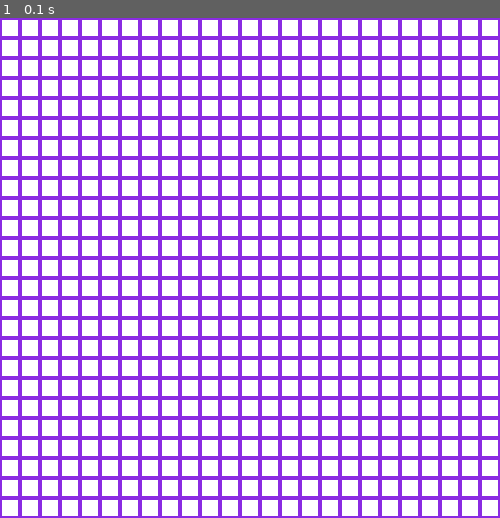
Above: before the commit, frame 1.
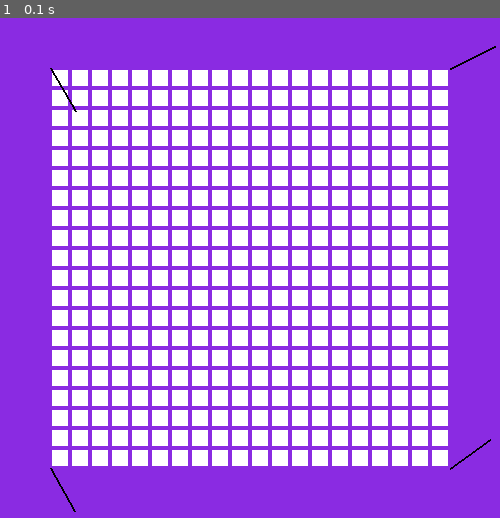
Above: after the commit, the same moment.

Repository: VasiliyNichnikov/perlin-noice
Game: pygame game, started from main.py
Two runs of this game, one before a commit and one after it. Both use one fixed random seed, a clock stepped at 60 frames per second and the inputs below.
Inputs:
- Up to frame 1 (0.1 s): no input

The runs differ from the first frame. In frame 1, 59% of the frame differs, in the area x 0-100%, y 0-100%.

Commit message:
Add directions display

Diff:
--- a/config.toml
+++ b/config.toml
@@ -13,7 +13,8 @@
 
 
 [config.map]
-# Warning: Number of blocks = width / (size_block + boundaries_between_blocks)
+frame = 100
+# Warning: Number of blocks = (width - frame) / (size_block + boundaries_between_blocks)
 size_block = 16
 # Warning: Must be divided into two
 boundaries_between_blocks = 4
--- a/map/builder.py
+++ b/map/builder.py
@@ -1,17 +1,20 @@
 import pygame
 from pygame import Surface, Rect
 from utils import get_config
+from map.octave import Octave
 
 
 class Builder:
     def __init__(self, surface: Surface) -> None:
         self.__config = get_config()
         self.__surface = surface
+        self.__octave = Octave(self.__surface)
 
     def draw_map(self) -> None:
         parameters_map = self.__config.map
         size_block = parameters_map.size_block
-        pos_x, pos_y = parameters_map.borders, parameters_map.borders
+        pos_x, pos_y = parameters_map.borders + parameters_map.half_frame, \
+            parameters_map.borders + parameters_map.half_frame
         one_step = size_block + parameters_map.borders * 2
 
         for y in range(self.__config.map.number_of_blocks):
@@ -19,8 +22,11 @@
                 rect = Rect((pos_x, pos_y, size_block, size_block))
                 self.__draw_block(rect)
                 pos_x += one_step
-            pos_x = parameters_map.borders
+            pos_x = parameters_map.borders + parameters_map.half_frame
             pos_y += one_step
+
+        # TODO for testing
+        self.__octave.draw()
 
     def __draw_block(self, rect: Rect) -> None:
         pygame.draw.rect(self.__surface, self.__config.colors.white, rect)
--- /dev/null
+++ b/map/direction.py
@@ -0,0 +1,28 @@
+import math
+from typing import Tuple
+from pygame import Surface
+import pygame
+from utils import get_config
+
+
+class Direction:
+    # (x2,y2) = (x1 + line_length*cos(angle),y1 + line_length*sin(angle))
+
+    length = 50
+    line_width = 2
+
+    def __init__(self, surface: Surface, position: Tuple[float, float]) -> None:
+        self.__start = position
+        self.__surface = surface
+        self.__config = get_config()
+
+    def draw(self, angle: int = 0) -> None:
+        x1, y1 = self.__start
+        radian = self.__convert_from_degrees_to_radians(angle)
+        x2, y2 = (x1 + self.length * math.cos(radian), y1 + self.length * math.sin(radian))
+
+        pygame.draw.line(self.__surface, self.__config.colors.black, (x1, y1), (x2, y2), self.line_width)
+
+    @staticmethod
+    def __convert_from_degrees_to_radians(angle: int) -> float:
+        return angle * math.pi / 180
--- /dev/null
+++ b/map/octave.py
@@ -0,0 +1,16 @@
+from pygame import Surface
+from map.direction import Direction
+
+
+class Octave:
+    def __init__(self, surface: Surface) -> None:
+        self.__top_left = Direction(surface, (50, 50))
+        self.__top_right = Direction(surface, (450, 50))
+        self.__bottom_left = Direction(surface, (50, 450))
+        self.__bottom_right = Direction(surface, (450, 450))
+
+    def draw(self) -> None:
+        self.__top_left.draw(60)
+        self.__top_right.draw(-25)
+        self.__bottom_left.draw(61)
+        self.__bottom_right.draw(-35)
--- a/utils.py
+++ b/utils.py
@@ -70,7 +70,8 @@
     def __init__(self, data: Dict, width: int) -> None:
         self.__size_block = data["size_block"]
         self.__boundaries_between_blocks = data["boundaries_between_blocks"]
-        self.__number_of_blocks = int(width / (self.__size_block + self.__boundaries_between_blocks))
+        self.__frame = data["frame"]
+        self.__number_of_blocks = int((width - self.__frame) / (self.__size_block + self.__boundaries_between_blocks))
 
     @property
     def size_block(self) -> int:
@@ -83,6 +84,10 @@
     @property
     def number_of_blocks(self) -> int:
         return self.__number_of_blocks
+
+    @property
+    def half_frame(self) -> int:
+        return self.__frame // 2
 
 
 class Config(BaseConfig):
